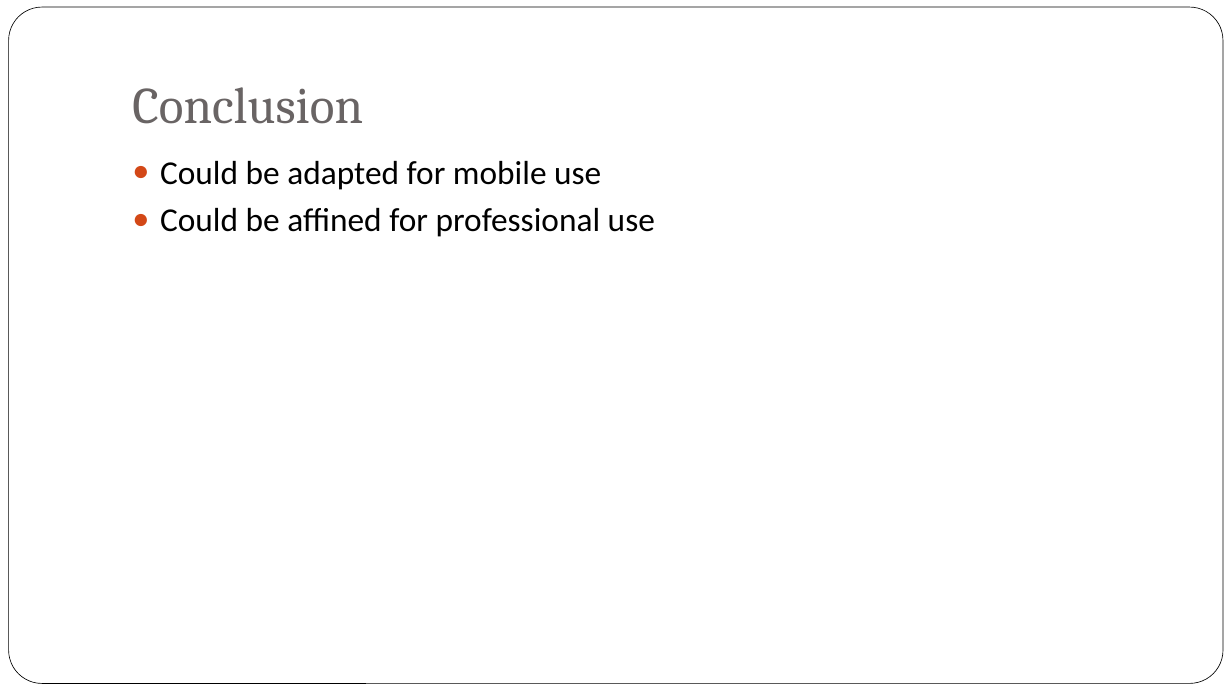
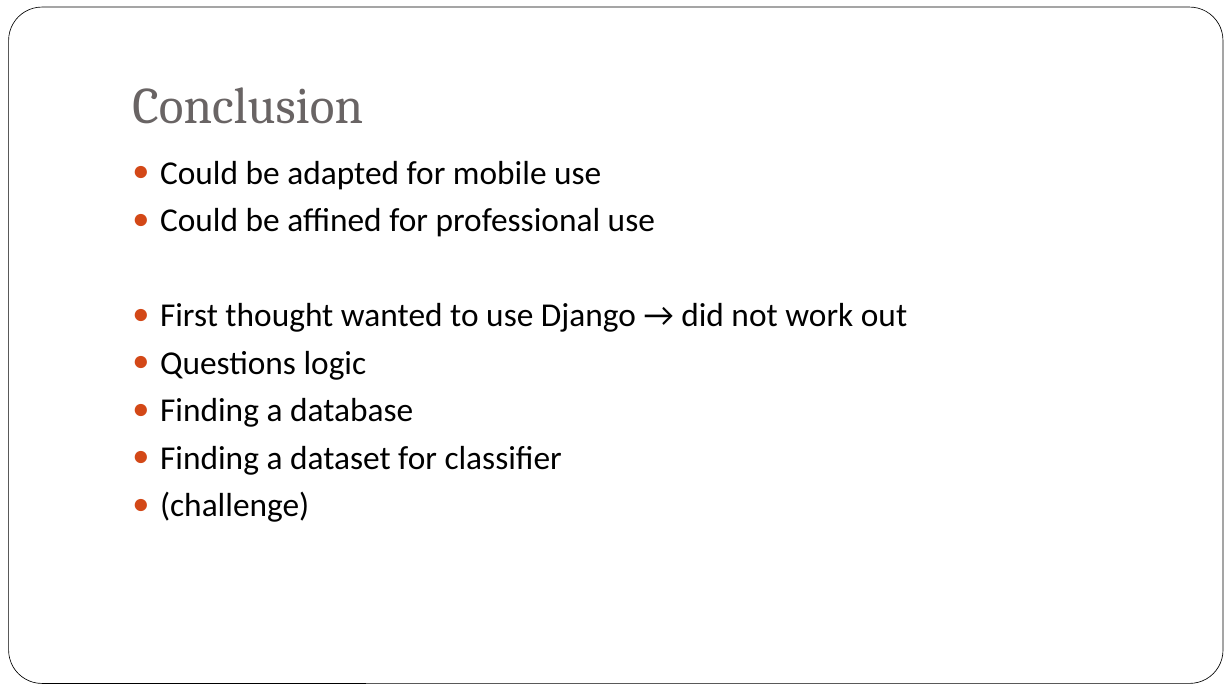
Before and after one commit to rsasov/DecisionSupportSystems, a slide deck: slide 11 of Health_Care_Bot.pptx (slide 12 before the commit). Drawn at 1232x693 pixels with LibreOffice and Linux fonts; fonts in the diff are those of the drawing; background and template pictures are left out. Boxes give left, top, right and bottom in pixels: in the first picture for what was removed or moved away, otherwise in the second. Text is boxed around its words. In the diff, an @@ line names an element or a change of style, - is before the commit and + after.

Commit message:
last version presentation

```diff
--- a/Health_Care_Bot.pptx
+++ b/Health_Care_Bot.pptx
@@ text at [160,303,907,522]: paragraphs added @@
+● First thought wanted to use Django → did not work out
+● Questions logic
+● Finding a database
+● Finding a dataset for classifier
+● (challenge)
```
Also in this commit, not shown: 6 other slides changed, 1 slide removed.
